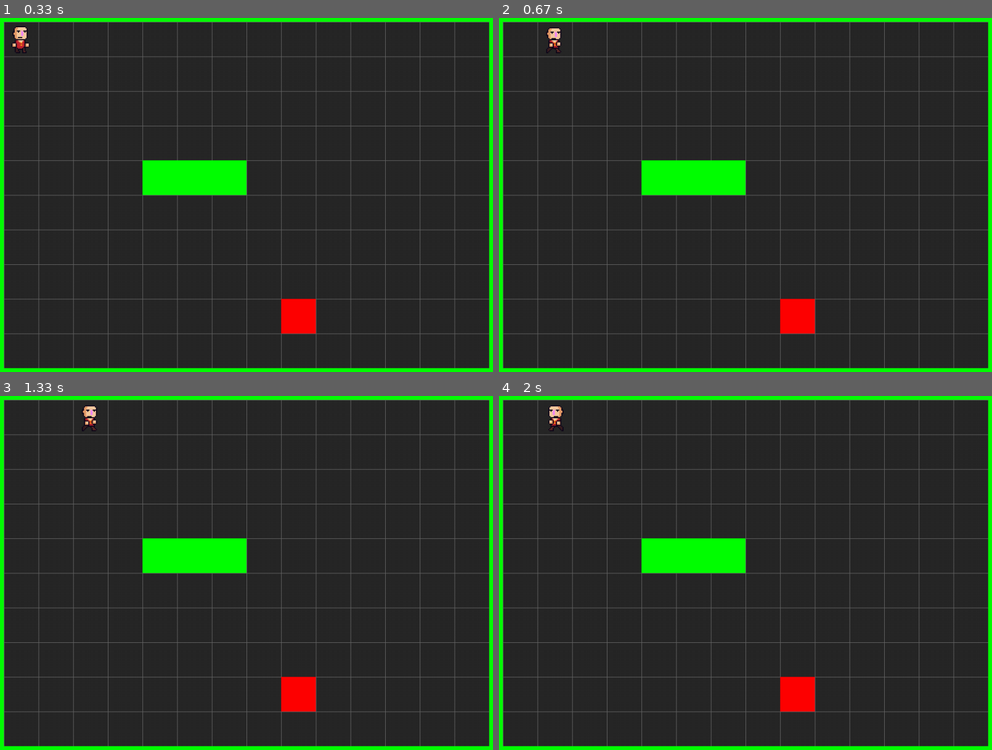
Above: before the commit, frames 1-4 (two rows, left to right).
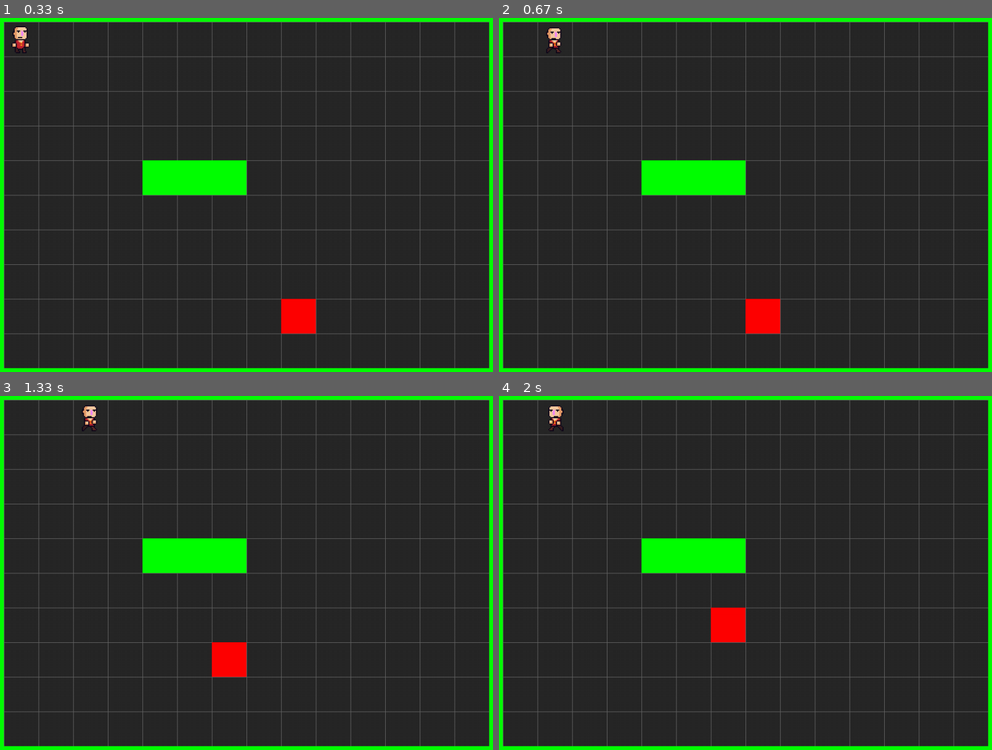
Above: after the commit, the same moments.

Repository: hrshmllw/proglang-pygame
Game: pygame game, started from main.py
Same seed, same stepped clock (60 frames per second), same inputs: the game is played once before the commit and once after it.
Inputs:
- Up to frame 1 (0.33 s): no input
- Up to frame 2 (0.67 s): hold Right from 0.33 s (still down)
- Up to frame 3 (1.33 s): release Right at 0.8 s; hold Up 0.83-1.13 s; hold Right from 1.17 s (still down)
- Up to frame 4 (2 s): release Right at 1.63 s; hold Left from 1.67 s (still down)

Frame 1 is identical in both runs. In frame 2, 1.4% of the frame differs, in the area x 50-65%, y 79-90%; in frame 3, 1.4%, in the area x 42-65%, y 69-90%; in frame 4, 1.4%.

Commit message:
added BFS

Diff:
--- a/main.py
+++ b/main.py
@@ -76,7 +76,7 @@
                 if event.key == pg.K_DOWN:
                     self.player.move(dy=1, direction=Direction.DOWN)
                 for mob in self.mobs:
-                    mob.move_towards_player(self.player.x, self.player.y)
+                    mob.move_towards_player(player=(self.player.x, self.player.y))
 
     def show_start_screen(self):
         pass
--- a/sprites.py
+++ b/sprites.py
@@ -4,6 +4,7 @@
 from settings import *
 from enum import Enum
 from math import sqrt
+from collections import deque
 
 class Direction(Enum):
     UP = 1
@@ -60,32 +61,78 @@
         self.rect.x = x * TILESIZE
         self.rect.y = y * TILESIZE
 
-    def move_towards_player(self, player_x, player_y):
-        mob_directions = {
-            Direction.LEFT: (-1, 0),
-            Direction.RIGHT: (1, 0),
-            Direction.UP: (0, 1),
-            Direction.DOWN: (0, -1)
-        }
-        shortest_distance = (HEIGHT*WIDTH)/TILESIZE
-        best_direction = None
-        for key, value in mob_directions.items():
-            new_direction = (self.x + mob_directions[key][0], self.y + mob_directions[key][1])
-            d = sqrt((player_x-new_direction[0])**2+(player_y-new_direction[1])**2)
-            if d < shortest_distance:
-                shortest_distance = d
-                best_direction = key
-            print(d)
-            print(shortest_distance)
-            print(best_direction)
-        if best_direction != None:
-            self.x += mob_directions[best_direction][0]
-            self.y += mob_directions[best_direction][1]
-            print("{},{}".format(self.x, self.y))
+        self.connections = [(-1, 0), (1, 0), (0, 1), (0, -1)]
 
-        def update(self):
-            self.rect.x = self.x * TILESIZE
-            self.rect.y = self.y * TILESIZE
+    def find_neighbors(self, node):
+        neighbors = [(node[0] + connection[0], node[1] + connection[1]) for connection in self.connections]
+        if (node[0] + node[1]) % 2:
+            neighbors.reverse()
+        #neighbors = filter(self.collide_with_walls, neighbors)
+        neighbors = [node for node in neighbors if not self.collide_with_walls(node)]
+        return neighbors
+
+    def breadth_first_search(self, player):
+        start = (self.x, self.y)
+        frontier = deque()
+        frontier.append(start)
+        path = {}
+        # path[start] = None
+        while len(frontier) > 0:
+            current = frontier.popleft()
+            if current == player:
+                break
+            for next in self.find_neighbors(current):
+                if next not in path:
+                    frontier.append(next)
+                    # path[next] = current - next
+                    path[next] = (current[0] - next[0], current[1] - next[1])
+        return path
+
+    def move_towards_player(self, player):
+        path = self.breadth_first_search(player)
+        current = (self.x, self.y)
+        next = path[current]
+        print(player)
+        print(current)
+        print(path)
+        print(next)
+        if next:
+            self.x += next[0]
+            self.y += next[1]
+
+
+
+#    def move_towards_player(self, player_x, player_y):
+#         shortest_distance = (HEIGHT*WIDTH)/TILESIZE
+#         best_direction = None
+#         # check_if_wall = False
+
+#         for key, value in mob_directions.items():
+#             new_position = (self.x + value[0], self.y + value[1])
+#             if self.collide_with_walls(dx=new_position[0], dy=new_position[1]):
+#                 continue
+#             d = sqrt((player_x-new_position[0])**2+(player_y-new_position[1])**2)
+#             if d < shortest_distance:
+#                 shortest_distance = d
+#                 best_direction = key
+#             print(d)
+#             print(shortest_distance)
+#             print(best_direction)
+
+#         if best_direction != None:
+#             self.x += mob_directions[best_direction][0]
+#             self.y += mob_directions[best_direction][1]
+#             print("{},{}".format(self.x, self.y))
+
+    def collide_with_walls(self, node):
+        for wall in self.game.walls:
+            if wall.x == node[0] and wall.y == node[1]:
+                return True
+        return False
+
+    def update(self):
+        self.rect.x = self.x * TILESIZE
+        self.rect.y = self.y * TILESIZE
 
 class Wall(pg.sprite.Sprite):
     def __init__(self, game, x, y):
